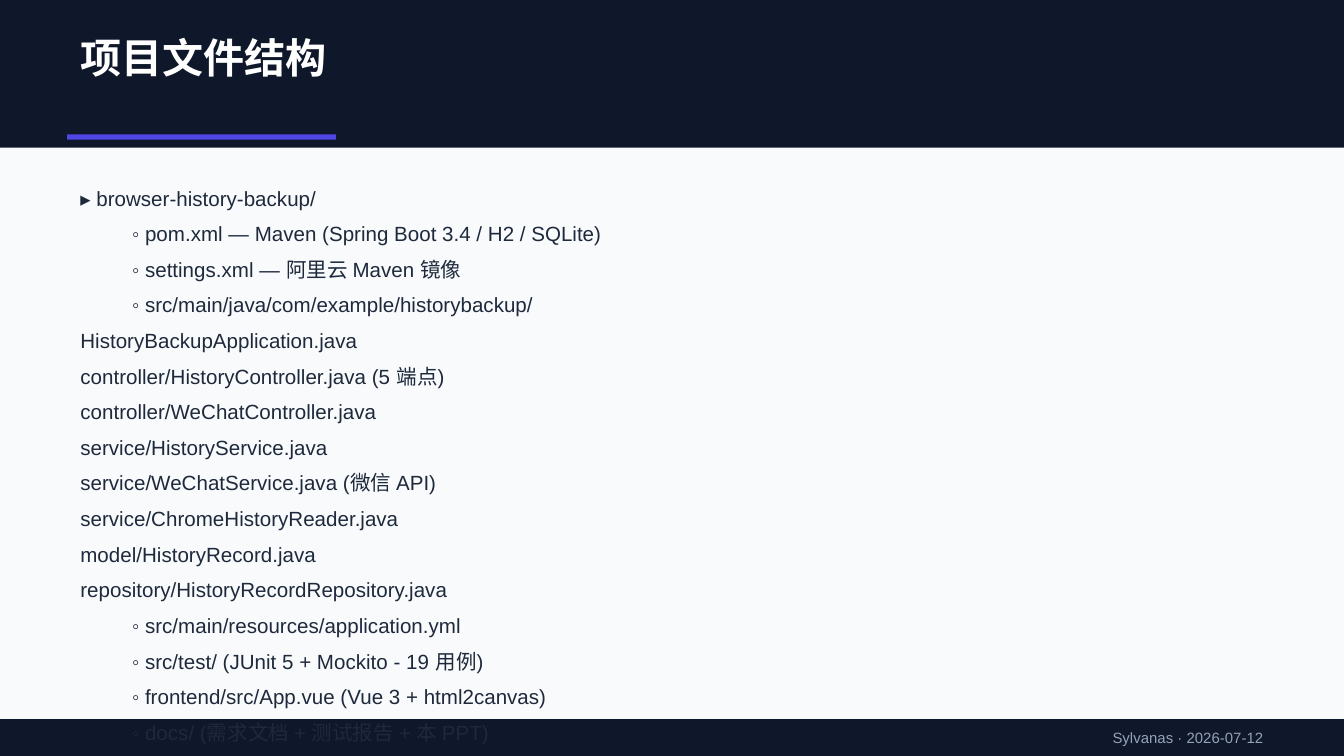
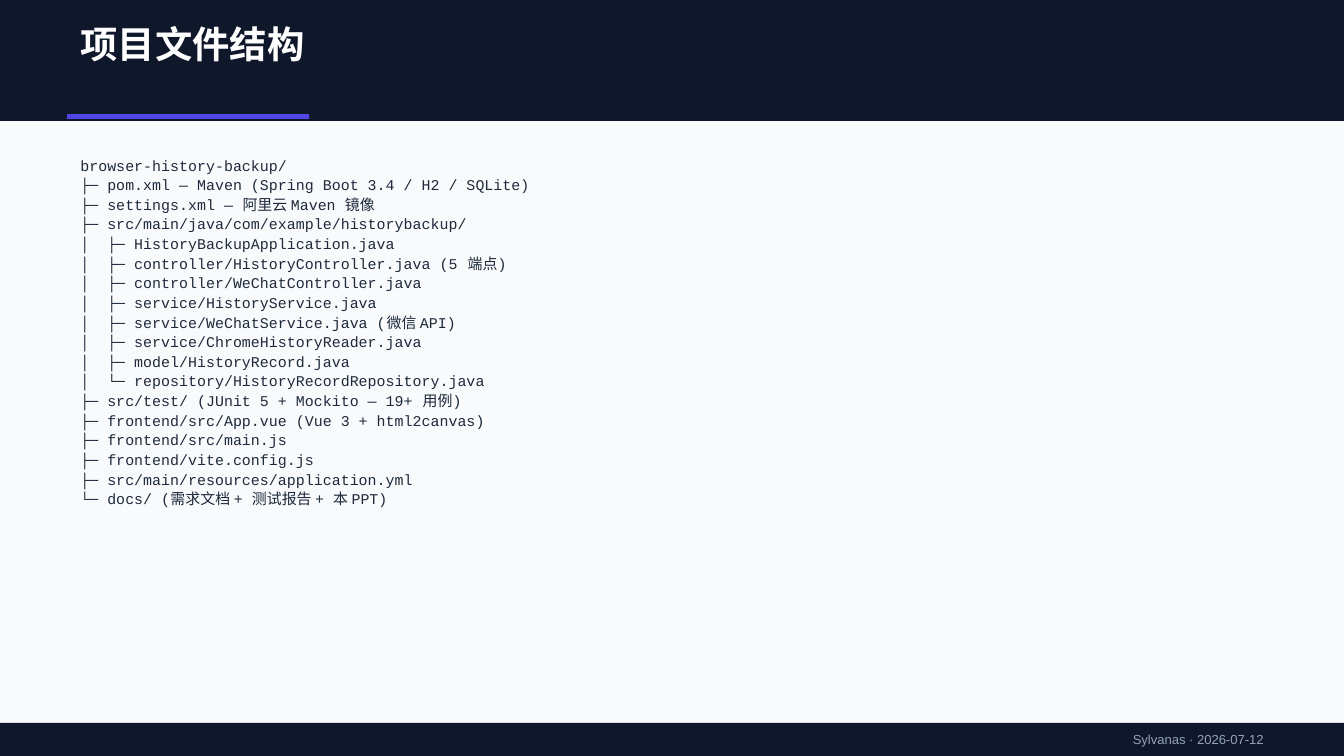
Before and after one commit to drudao/ForOpeanClaw, a slide deck: slide 11 of docs/项目演示.pptx. Drawn at 1344x756 pixels with LibreOffice and Linux fonts; fonts in the diff are those of the drawing. Boxes give left, top, right and bottom in pixels: in the first picture for what was removed or moved away, otherwise in the second. Text is boxed around its words. In the diff, an @@ line names an element or a change of style, - is before the commit and + after.

Commit message:
v2.0: html2canvas 截图发送到公众号 + 修复PPT溢出 + JUnit测试25用例覆盖 + 邮件发送

```diff
--- a/docs/项目演示.pptx
+++ b/docs/项目演示.pptx
@@ rectangle resized from (x1=0, y1=0, x2=1344, y2=148) to (x1=0, y1=0, x2=1344, y2=121) @@
@@ text "项目文件结构" moved from (x1=80, y1=38, x2=326, y2=77) to (x1=80, y1=26, x2=304, y2=62) @@
@@ text "项目文件结构" at (x1=80, y1=26, x2=304, y2=62): size 22 to 20 pt @@
@@ rectangle resized from (x1=67, y1=134, x2=336, y2=140) to (x1=67, y1=114, x2=309, y2=120) @@
@@ text "browser-history-backup/" at (x1=80, y1=160, x2=529, y2=507): vertical alignment middle to top @@
@@ text at (x1=80, y1=160, x2=529, y2=507): text changed; size 11 to 8 pt; font Arial to Courier New @@
-▸ browser-history-backup/
+browser-history-backup/
+├─ pom.xml — Maven (Spring Boot 3.4 / H2 / SQLite)
+├─ settings.xml — 阿里云 Maven 镜像
+├─ src/main/java/com/example/historybackup/
+│ ├─ HistoryBackupApplication.java
+│ ├─ controller/HistoryController.java (5 端点)
+│ ├─ controller/WeChatController.java
+│ ├─ service/HistoryService.java
+│ ├─ service/WeChatService.java (微信 API)
+│ ├─ service/ChromeHistoryReader.java
+│ ├─ model/HistoryRecord.java
+│ └─ repository/HistoryRecordRepository.java
+├─ src/test/ (JUnit 5 + Mockito — 19+ 用例)
+├─ frontend/src/App.vue (Vue 3 + html2canvas)
+├─ frontend/src/main.js
+├─ frontend/vite.config.js
+├─ src/main/resources/application.yml
+└─ docs/ (需求文档 + 测试报告 + 本 PPT)
@@ text removed at (x1=145, y1=226, x2=601, y2=246) @@
-◦ pom.xml — Maven (Spring Boot 3.4 / H2 / SQLite)
@@ text removed at (x1=145, y1=259, x2=461, y2=282) @@
-◦ settings.xml — 阿里云 Maven 镜像
@@ text removed at (x1=145, y1=297, x2=533, y2=317) @@
-◦ src/main/java/com/example/historybackup/
@@ text removed at (x1=80, y1=333, x2=357, y2=353) @@
-HistoryBackupApplication.java
@@ text removed at (x1=80, y1=366, x2=444, y2=389) @@
-controller/HistoryController.java (5 端点)
@@ text removed at (x1=80, y1=404, x2=376, y2=424) @@
-controller/WeChatController.java
@@ text removed at (x1=80, y1=440, x2=327, y2=460) @@
-service/HistoryService.java
@@ text removed at (x1=80, y1=474, x2=436, y2=495) @@
-service/WeChatService.java (微信 API)
@@ text removed at (x1=80, y1=511, x2=398, y2=531) @@
-service/ChromeHistoryReader.java
@@ text removed at (x1=80, y1=547, x2=315, y2=567) @@
-model/HistoryRecord.java
@@ text removed at (x1=80, y1=582, x2=447, y2=602) @@
-repository/HistoryRecordRepository.java
@@ text removed at (x1=145, y1=618, x2=461, y2=638) @@
-◦ src/main/resources/application.yml
@@ text removed at (x1=145, y1=652, x2=483, y2=674) @@
-◦ src/test/ (JUnit 5 + Mockito - 19 用例)
@@ text removed at (x1=145, y1=689, x2=546, y2=709) @@
-◦ frontend/src/App.vue (Vue 3 + html2canvas)
@@ text removed at (x1=312, y1=716, x2=438, y2=746) @@
-◦ docs/ (需求文档 + 测试报告 + 本 PPT)
@@ rectangle resized from (x1=0, y1=719, x2=1344, y2=756) to (x1=0, y1=723, x2=1344, y2=755) @@
@@ text "Sylvanas · 2026-07-12" at (x1=1133, y1=734, x2=1264, y2=747): size 8 to 7 pt @@
```
Also in this commit, not shown: 10 other slides changed, 20 other files.
